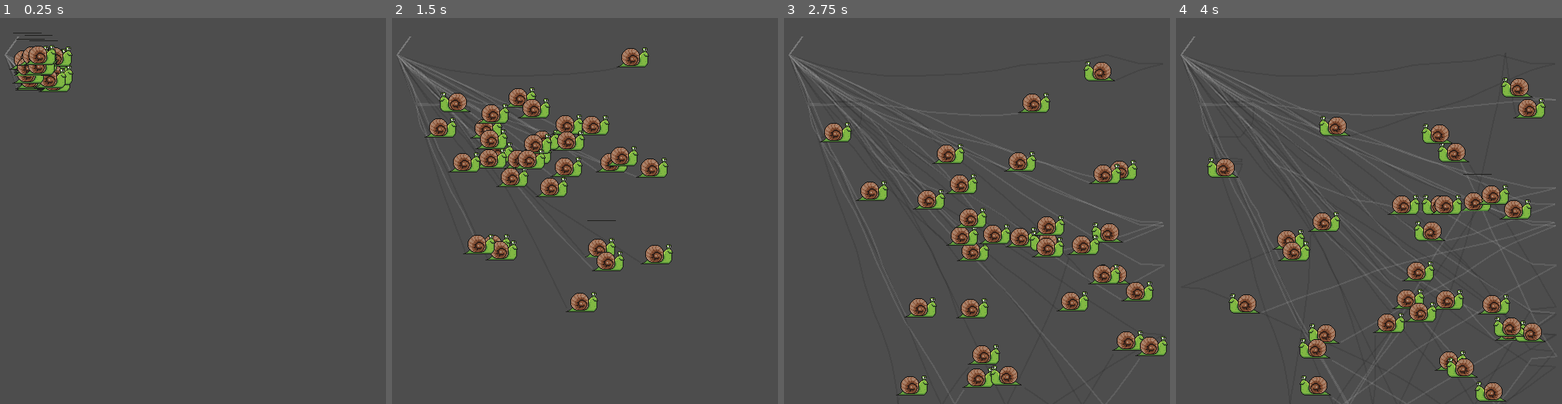
Above: before the commit, frames 1-4 (left to right).
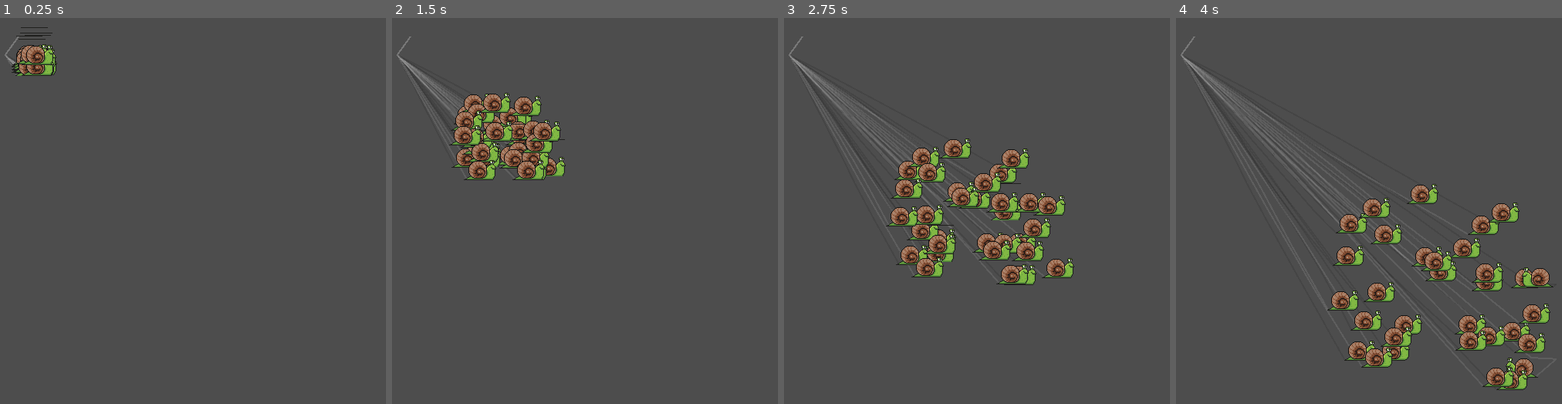
Above: after the commit, the same moments.

Repository: knuklz/MiniJam165
Game: Godot game, scene res://Main.tscn
The game is run twice, just before and just after one commit, with the same random seed, the same clock (stepped at 60 frames per second) and the same inputs.
Inputs:
- Up to frame 1 (0.25 s): no input
- Up to frame 2 (1.5 s): no input
- Up to frame 3 (2.75 s): no input
- Up to frame 4 (4 s): no input

The runs differ from the first frame. In frame 1, 1.5% of the frame differs, in the area x 1-19%, y 2-20%; in frame 2, 10%; in frame 3, 17%; in frame 4, 18%, in the area x 1-99%, y 9-100%.

Commit message:
Fixed issue with animations not playing.

Diff:
--- a/Brush.tscn
+++ b/Brush.tscn
@@ -114,11 +114,11 @@
 texture_filter = 1
 sprite_frames = SubResource("SpriteFrames_ggyr6")
 animation = &"Right"
-frame_progress = 0.423204
+frame_progress = 0.789997
 centered = false
 script = ExtResource("2_gbsqb")
 min = 50
-max = 200
+max = 100
 col = Color(1, 1, 1, 0.443137)
 
 [node name="Trail" type="Line2D" parent="."]
--- a/brush.gd
+++ b/brush.gd
@@ -36,6 +36,7 @@
 	wWidth = world.WORLD_WIDTH
 	#trail.LineJointMode
 	#pass # Replace with function body.
+	#autoplay = rue
 
 
 # Called every frame. 'delta' is the elapsed time since the previous frame.
@@ -57,10 +58,10 @@
 	var dir:Vector2=checkDirection(speed)
 	if(dir.x == 1):
 		trailOffset.x = (height.x *-.9)/2.5
-		animation = "Right"
+		play("Right")
 	else:
 		trailOffset.x = (height.x*.9)/2.5
-		animation = "Left"
+		play("Left")
 
 	#if(dir.y == 1):
 		#trailOffset.y = (height.y*-1)/2
@@ -77,12 +78,13 @@
 
 
 func bumpVelocity() -> void:
-	var Bscale:int = 20
-	if(randi_range(0,10) == 6):
+	var Bscale:int = 5
+	if(randi_range(0,50) == 6):
 		var blep:int = randi_range(Bscale*-1,Bscale)
-		speed.x += blep
-		print(blep)
-	if(randi_range(0,10) == 5):
+		speed.x +=  clamp(blep,-100,100)
+		#print(blep)
+	if(randi_range(0,50) == 5):
 		var blop:int = randi_range(Bscale*-1,Bscale)
-		speed.y += blop
-		print(blop)
+		speed.y += clamp(blop,-100,100)
+		#print(blop)
+		#clamp(speed.x,-100,100)
